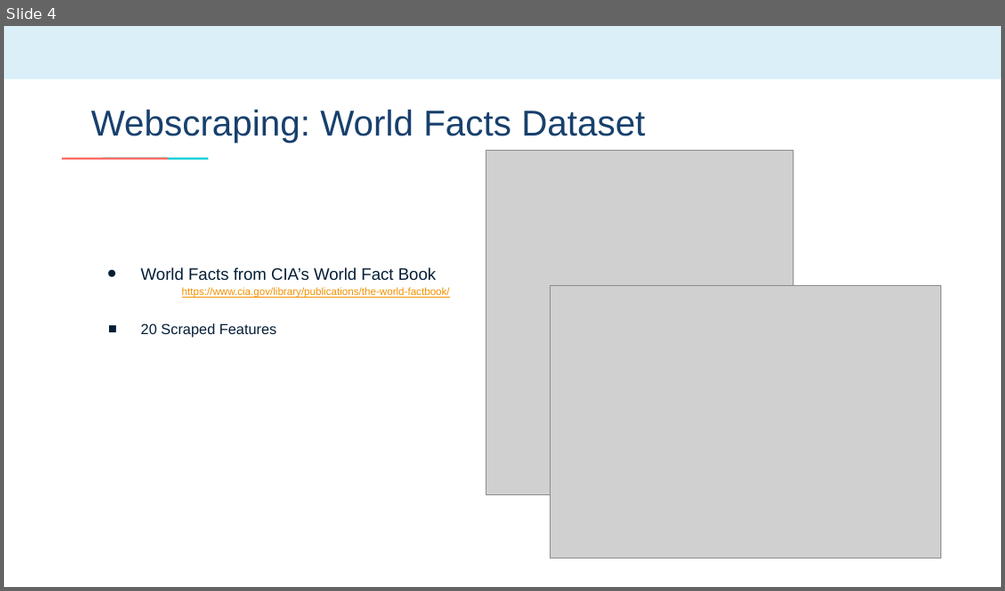
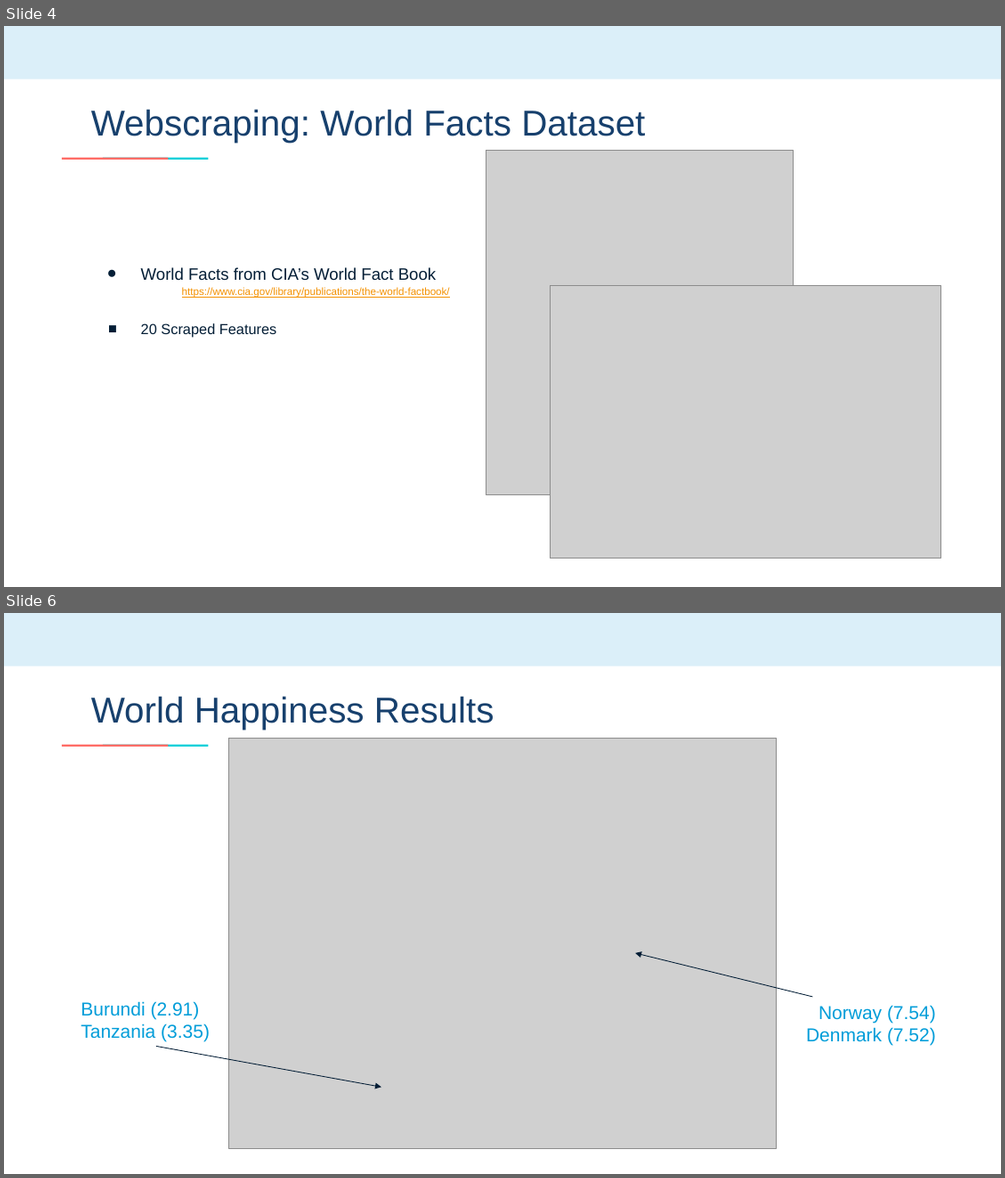
Before and after one commit to emilyageller/Geller_Metis, a slide deck: Project 2/Project2-World Happiness.pptx. Shown one above the other, each under a label of ours: slide 4 before the commit, slides 4 and 6 after it; the slides between them are not shown. The pictures are 1005x591 and 1005x1178 pixels, drawn with LibreOffice and Linux fonts; fonts in the diff are those of the drawing; grey boxes stand for pictures. Boxes give left, top, right and bottom in pixels: in the first picture for what was removed or moved away, otherwise in the second. Text is boxed around its words. In the diff, an @@ line names an element or a change of style, - is before the commit and + after.

```diff
--- a/Project 2/Project2-World Happiness.pptx
+++ b/Project 2/Project2-World Happiness.pptx
@@ slide 6 added at (x1=4, y1=613, x2=1001, y2=1174), background #FFFFFF; not listed: 3 template elements that a slide beside it also shows @@
@@ title added at (x1=91, y1=696, x2=494, y2=730), 34.7 pt, text #17406D @@
+World Happiness Results
@@ picture added at (x1=229, y1=738, x2=777, y2=1149) @@
@@ arrow added from (812, 997) to (635, 953), #031D36 0.75 pt @@
@@ text added at (x1=81, y1=1001, x2=210, y2=1041), 18 pt, text #009DD9 @@
+Burundi (2.91)
+Tanzania (3.35)
@@ text added at (x1=806, y1=1005, x2=936, y2=1045), 18 pt, text #009DD9 @@
+Norway (7.54)
+Denmark (7.52)
@@ arrow added from (156, 1046) to (381, 1087), #031D36 0.75 pt @@
```
Also in this commit, not shown: 6 slides changed, 1 other slide added, 10 other files.
